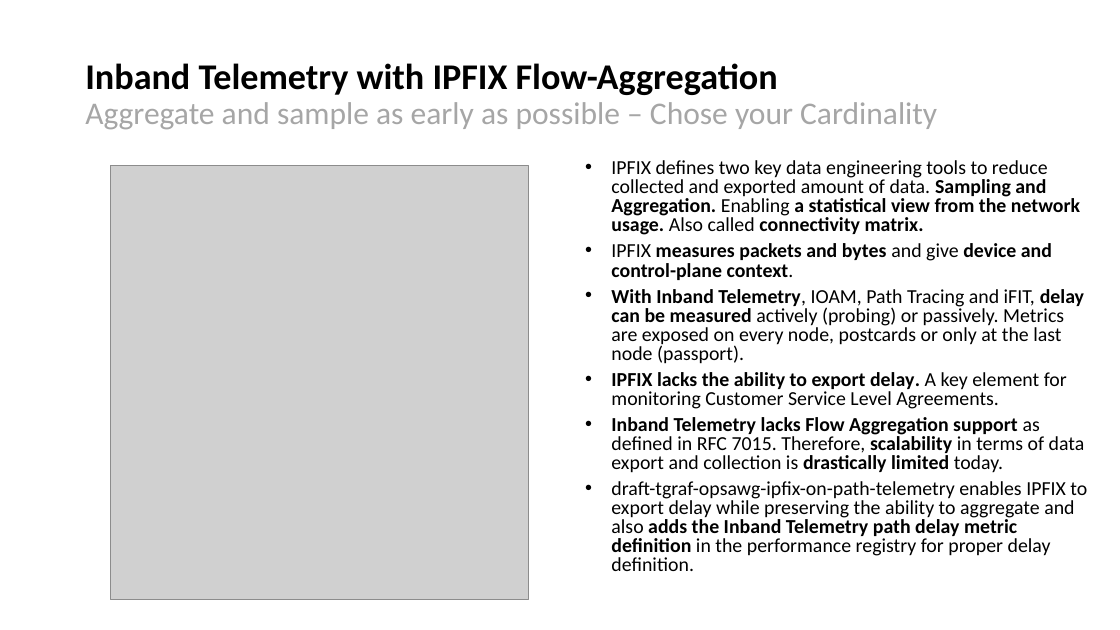
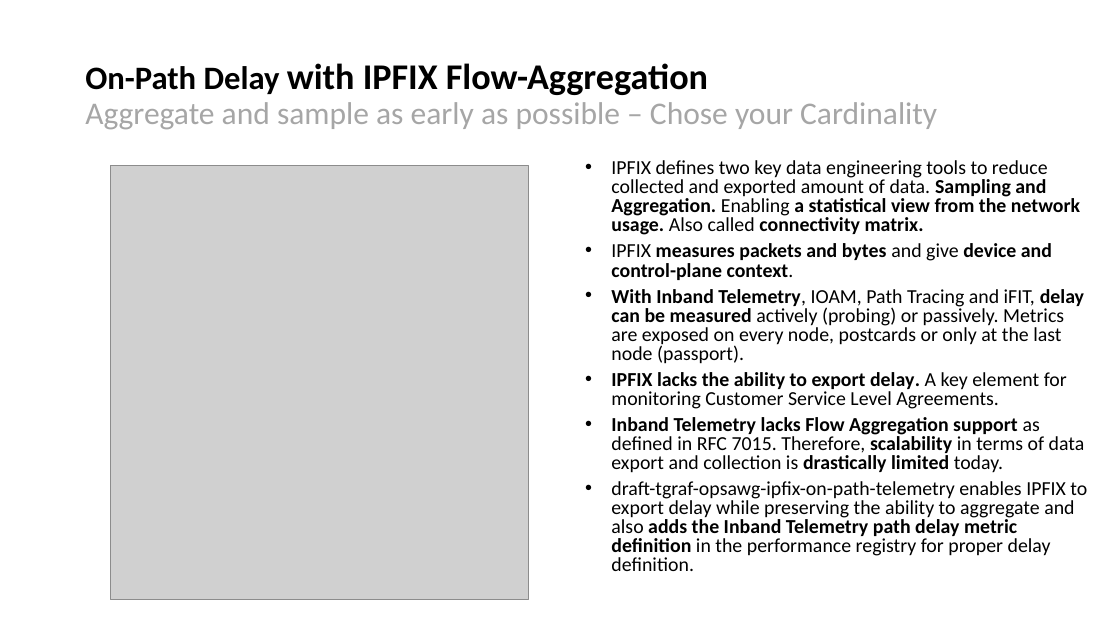
Before and after one commit to network-analytics/draft-ietf-opsawg-ipfix-on-path-telemetry, a slide deck: slide 2 of draft-tgraf-opsawg-ipfix-on-path-telemetry-00.pptx. Drawn at 1120x630 pixels with LibreOffice and Linux fonts; fonts in the diff are those of the drawing; grey boxes stand for pictures. Boxes give left, top, right and bottom in pixels: in the first picture for what was removed or moved away, otherwise in the second. Text is boxed around its words. In the diff, an @@ line names an element or a change of style, - is before the commit and + after.

```diff
--- a/draft-tgraf-opsawg-ipfix-on-path-telemetry-00.pptx
+++ b/draft-tgraf-opsawg-ipfix-on-path-telemetry-00.pptx
@@ text at <box>85,63,937,129</box>: text changed @@
-Inband Telemetry with IPFIX Flow-Aggregation
-Aggregate and sample as early as possible – Chose your Cardinality
+On-Path Delay with IPFIX Flow-Aggregation
+Aggregate and sample as early as possible – Chose your Cardinality
```
Also in this commit, not shown: 2 other slides changed, 1 other file.
